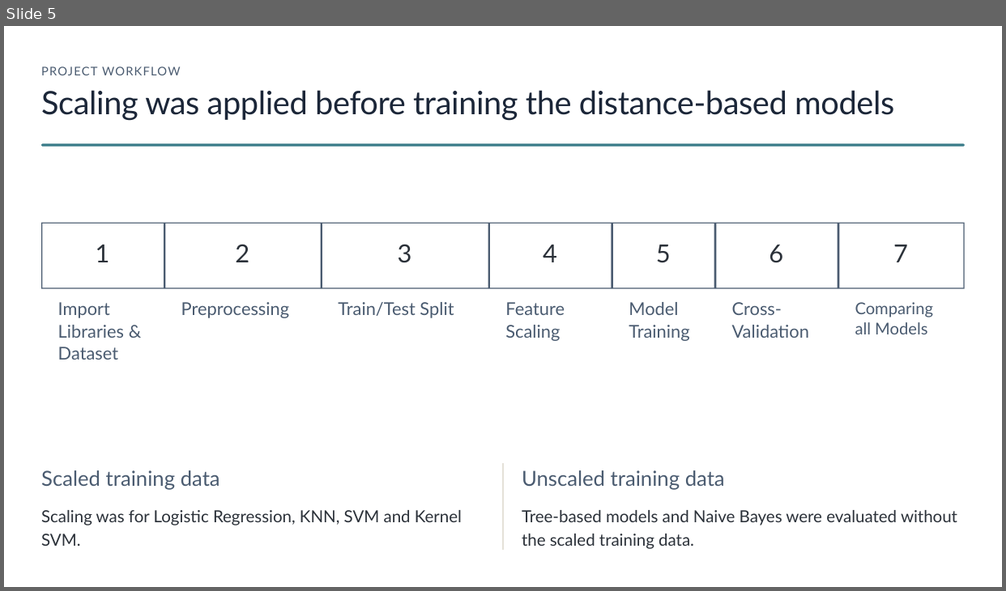
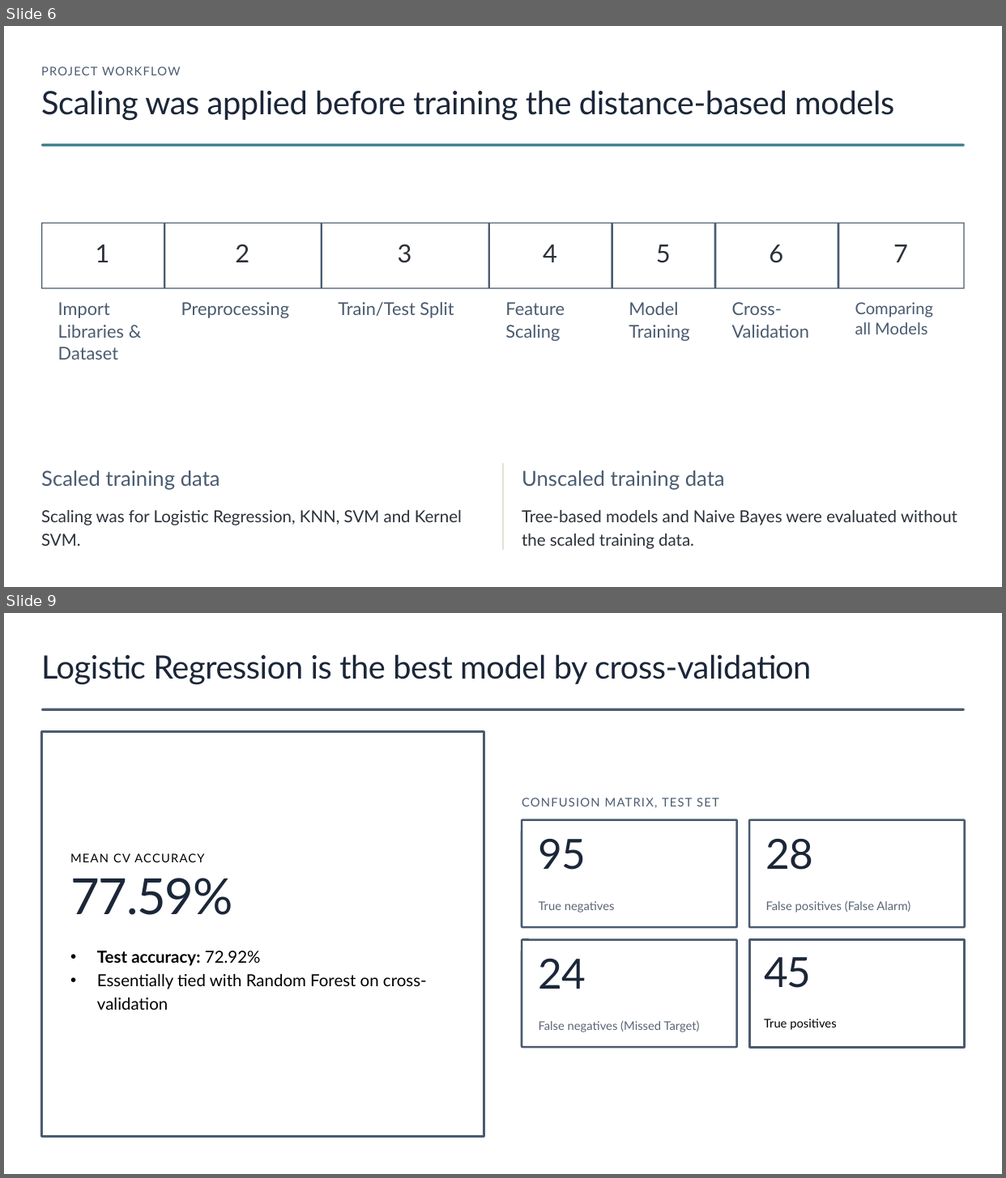
Before and after one commit to HazemWaelll/Diabetes-Prediction, a slide deck: Diabetes-Prediction.pptx. Shown one above the other, each under a label of ours: slide 5 before the commit, slides 6 and 9 after it; the slides between them are not shown. The pictures are 1006x591 and 1006x1178 pixels, drawn with LibreOffice and Linux fonts; fonts in the diff are those of the drawing; background and template pictures are left out. Boxes give left, top, right and bottom in pixels: in the first picture for what was removed or moved away, otherwise in the second. Text is boxed around its words. In the diff, an @@ line names an element or a change of style, - is before the commit and + after.

```diff
--- a/Diabetes-Prediction.pptx
+++ b/Diabetes-Prediction.pptx
@@ slide 9 added at box(4, 613, 1002, 1174), background #FFFFFF @@
@@ text added at box(41, 654, 811, 685), 31 pt, text #1B2638 @@
+Logistic Regression is the best model by cross-validation
@@ rounded rectangle added at box(41, 708, 965, 710), fill #4A5B70 @@
@@ rectangle added at box(41, 731, 484, 1137), fill #FFFFFF, outline #4A5B70 2.25 pt @@
@@ text added at box(522, 798, 719, 808), 11.5 pt, text #4A5B70 @@
+CONFUSION MATRIX, TEST SET
@@ rounded rectangle added at box(522, 820, 737, 927), outline #4A5B70 2 pt @@
@@ rounded rectangle added at box(750, 820, 965, 927), outline #4A5B70 2 pt @@
@@ text added at box(70, 854, 204, 862), 11.5 pt, text #000000 @@
+MEAN CV ACCURACY
@@ text added at box(539, 839, 586, 870), 40 pt, text #1B2638 @@
+95
@@ text added at box(766, 839, 813, 870), 40 pt, text #1B2638 @@
+28
@@ text added at box(70, 878, 233, 915), 48 pt, text #1B2638 @@
+77.59%
@@ text added at box(539, 901, 615, 913), 11.5 pt, text #5B6676 @@
+True negatives
@@ text added at box(766, 901, 910, 913), 11.5 pt, text #5B6676 @@
+False positives (False Alarm)
@@ text added at box(97, 951, 427, 1010), 16 pt, text #000000 @@
+• Test accuracy: 72.92%
+• Essentially tied with Random Forest on cross-validation
@@ rounded rectangle added at box(522, 940, 737, 1047), outline #4A5B70 2 pt @@
@@ rectangle added at box(750, 940, 965, 1047), fill #FFFFFF, outline #4A5B70 2.25 pt @@
@@ text added at box(539, 959, 586, 989), 40 pt, text #1B2638 @@
+24
@@ text added at box(764, 957, 811, 988), 40 pt, text #1B2638 @@
+45
@@ text added at box(539, 1021, 700, 1033), 11.5 pt, text #5B6676 @@
+False negatives (Missed Target)
@@ text added at box(764, 1019, 836, 1030), 11.5 pt, text #000000 @@
+True positives
@@ rectangle added at box(908, 1143, 995, 1169), fill #FFFFFF, outline #FFFFFF 1 pt @@
@@ what was slide 5 is now slide 6 @@
```
Also in this commit, not shown: 3 slides changed, 2 other slides added, 6 slides removed.
